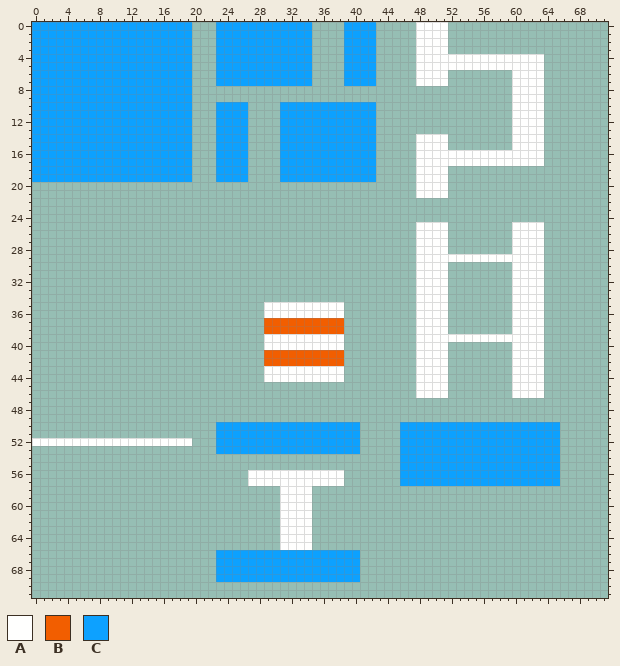
File history of a sprite sheet, assets/tiles.png. Above: the version before the commit.
The file is 72x72 pixels.
Palette (. is transparent): A #fffffe  B #f25e00  C #0da1ff
The same view after the edit:
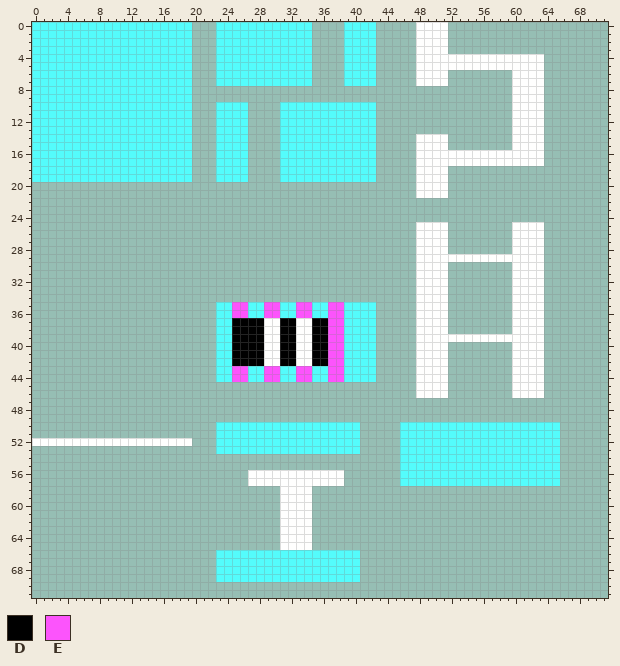
Colours new in this view: D #000000  E #fc54fc
Edits made:
@@ palette @@
-C #0da1ff
+C #54fcfc
@@ x 21..44 @@
 34 ........................
-35 ........AAAAAAAAAA......
-36 ........AAAAAAAAAA......
-37 ........BBBBBBBBBB......
-38 ........BBBBBBBBBB......
-39 ........AAAAAAAAAA......
-40 ........AAAAAAAAAA......
-41 ........BBBBBBBBBB......
-42 ........BBBBBBBBBB......
-43 ........AAAAAAAAAA......
-44 ........AAAAAAAAAA......
+35 ..CCEECCEECCEECCEECCCC..
+36 ..CCEECCEECCEECCEECCCC..
+37 ..CCDDDDAADDAADDEECCCC..
+38 ..CCDDDDAADDAADDEECCCC..
+39 ..CCDDDDAADDAADDEECCCC..
+40 ..CCDDDDAADDAADDEECCCC..
+41 ..CCDDDDAADDAADDEECCCC..
+42 ..CCDDDDAADDAADDEECCCC..
+43 ..CCEECCEECCEECCEECCCC..
+44 ..CCEECCEECCEECCEECCCC..
 45 ........................
